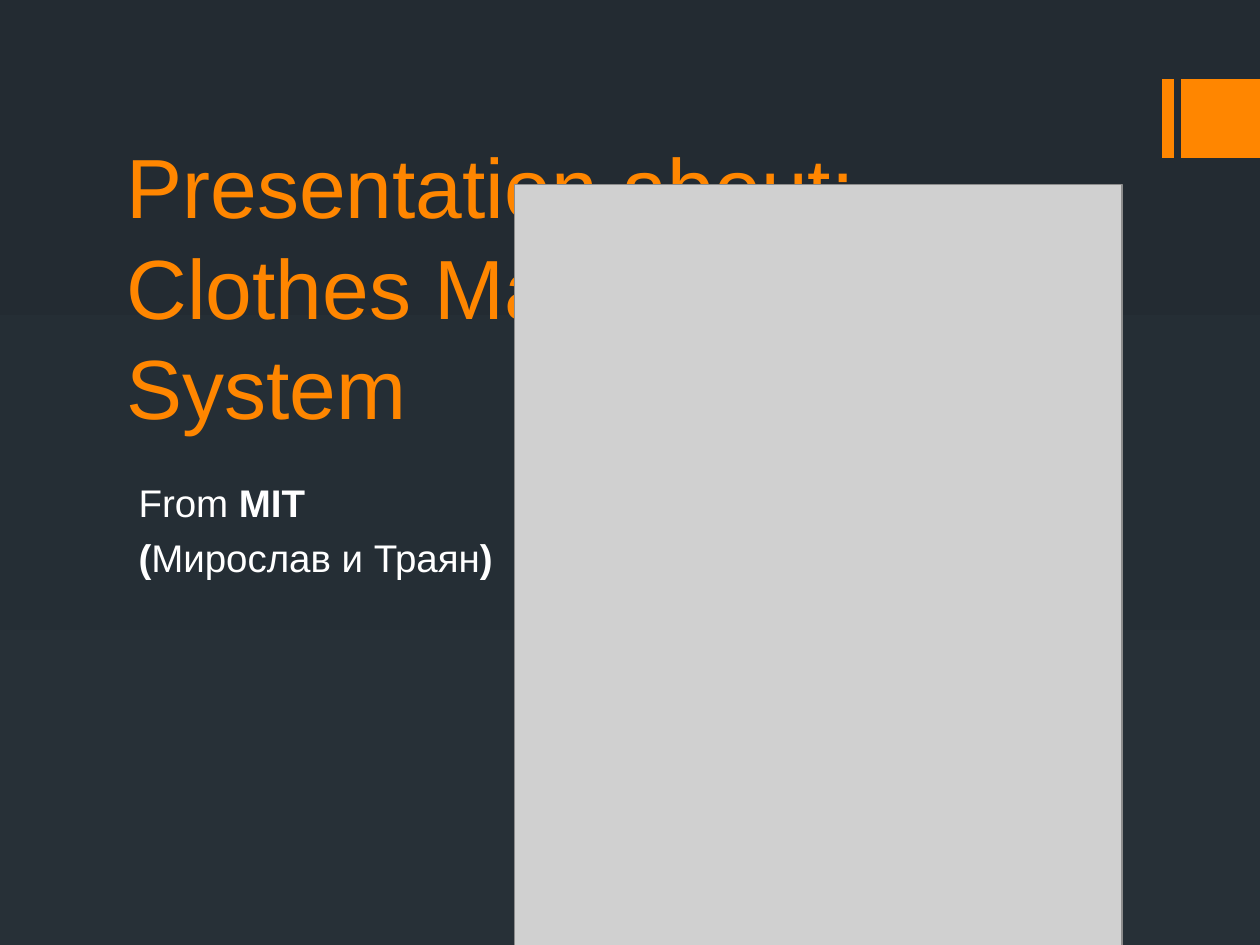
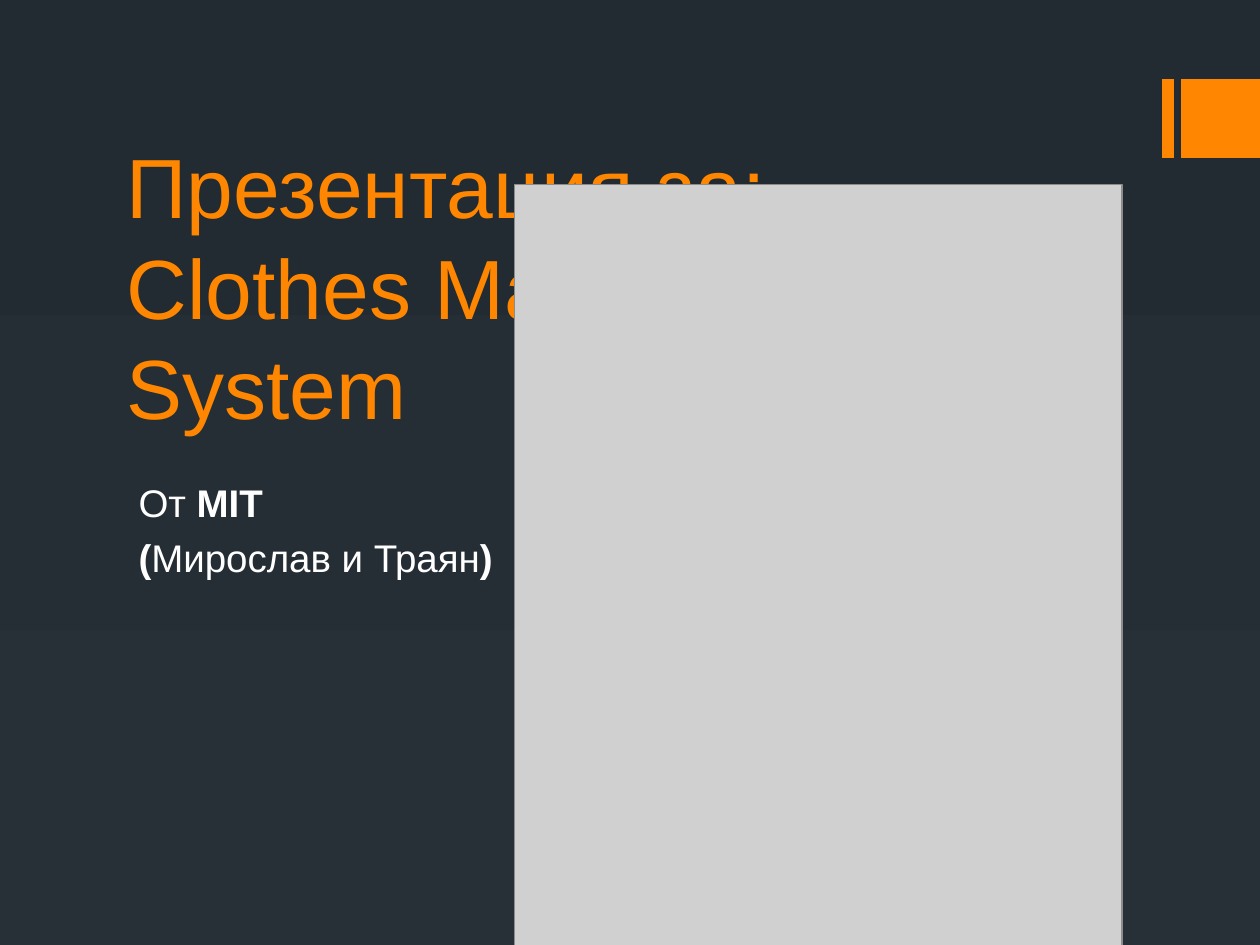
Before and after one commit to MiroslavVelikov/Clothes-Shop-Management-System, a slide deck: slide 1 of MIT presentation.odp. Drawn at 1260x945 pixels with LibreOffice and Linux fonts; fonts in the diff are those of the drawing; grey boxes stand for pictures. Boxes give left, top, right and bottom in pixels: in the first picture for what was removed or moved away, otherwise in the second. Text is boxed around its words. In the diff, an @@ line names an element or a change of style, - is before the commit and + after.

Commit message:
Added a better presentation about the project v2.
Some information about the project and what it contains.

```diff
--- a/MIT presentation.odp
+++ b/MIT presentation.odp
@@ title at (x1=127, y1=151, x2=925, y2=435): text changed @@
-Presentation about: Clothes Management System
+Презентация за:
+Clothes Management System
@@ subtitle at (x1=139, y1=490, x2=263, y2=518): text changed; bold on @@
-From MIT
+От MIT
```
Also in this commit, not shown: 4 other slides changed.
